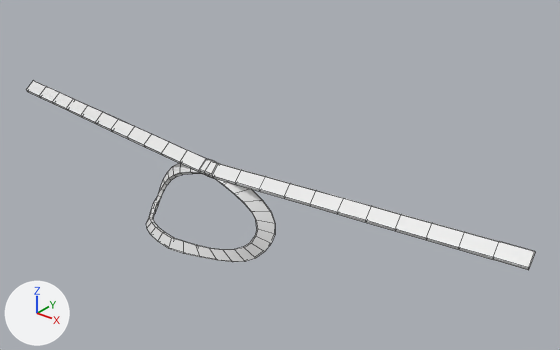
The FBX model Assets/Prefabs/Headban/headband.fbx, before and after one commit.
Camera for both pictures: a 50 mm lens placed at (2.25, -3.26, 2.49), pointed at (0.26, -0.78, 0.95). Lighting does not change. The marker at lower left points along +X, +Y and +Z. Mesh edges are drawn as thin lines.

In view in the first picture: 'headband'.
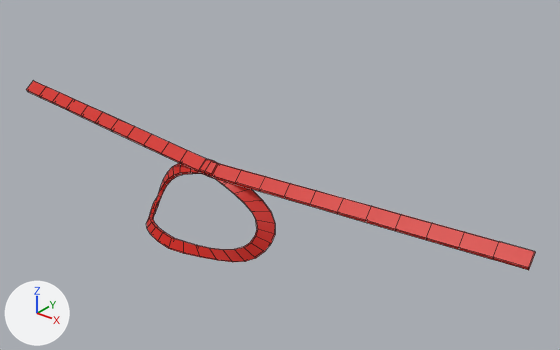
The newer file is also turned or shifted as a whole; pictures and numbers use the older file's frame.

Changed parts and their boxes (x1, y1, x2, y2) in the pictures (560 x 350 px):
'headband', recoloured (white to red): (26, 81, 536, 270) in both

The change, as a list of edits to the scene's bpy script:
```text
Add img_headband_tex_png:
    img_headband_tex_png = load_image('headband_tex.png', '_unpacked/headband_tex.png', 512, 512, 'sRGB')
Add mat_headband:
    mat_headband = principled_material('headband')
    mat_headband.texture = img_headband_tex_png  # with its transparency
Change me_柱体:
    where me_柱体.from_pydata(...)  # 228 vertices, 228 faces; spans x -1.48..1.48, y -0.09..0.31, z -0.06..0.34
    add me_柱体.materials.append(mat_headband)  # picture img_headband_tex_png
```
